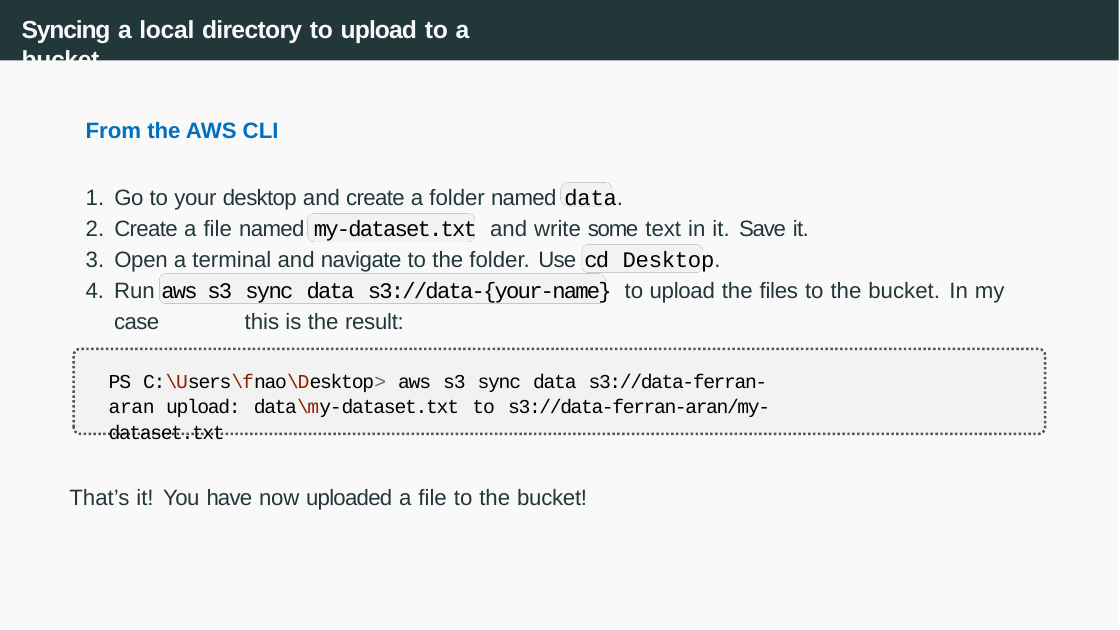
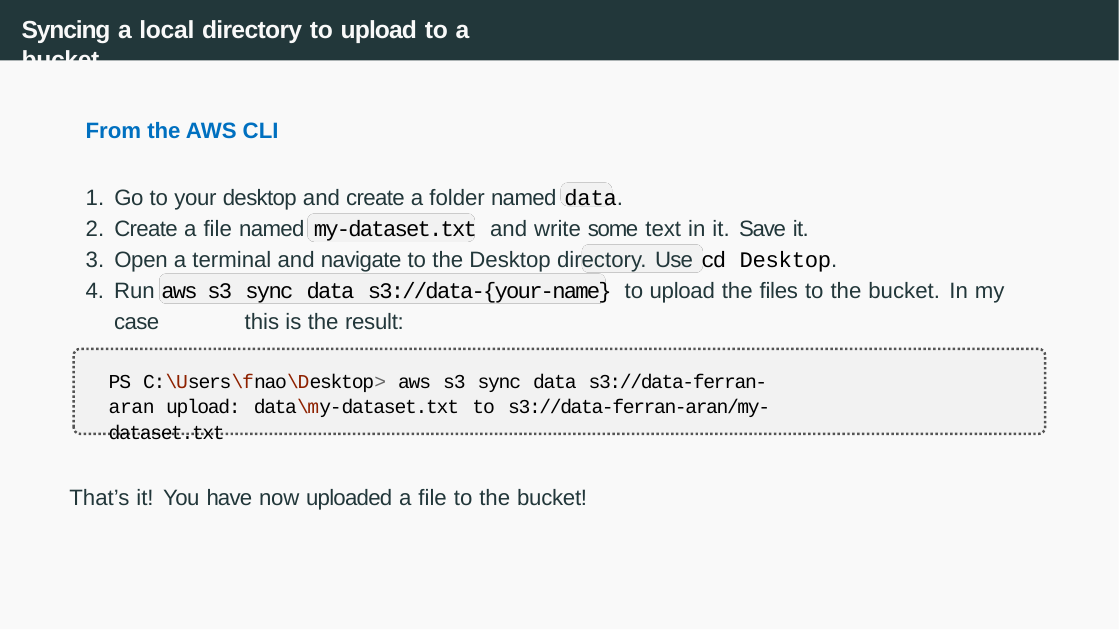
Before and after one commit to joanpaucm/HPDCB, a slide deck: slide 28 of src/slides/Session 4 - AWS S3-2026.pptx. Drawn at 1120x630 pixels with LibreOffice and Linux fonts; fonts in the diff are those of the drawing. Boxes give left, top, right and bottom in pixels: in the first picture for what was removed or moved away, otherwise in the second. Text is boxed around its words. In the diff, an @@ line names an element or a change of style, - is before the commit and + after.

```diff
--- a/src/slides/Session 4 - AWS S3-2026.pptx
+++ b/src/slides/Session 4 - AWS S3-2026.pptx
@@ text at (114, 251, 838, 272): text changed @@
-3. Open a terminal and navigate to the folder. Use cd Desktop.
+3. Open a terminal and navigate to the Desktop directory. Use cd Desktop.
```
Also in this commit, not shown: 7 other files.
